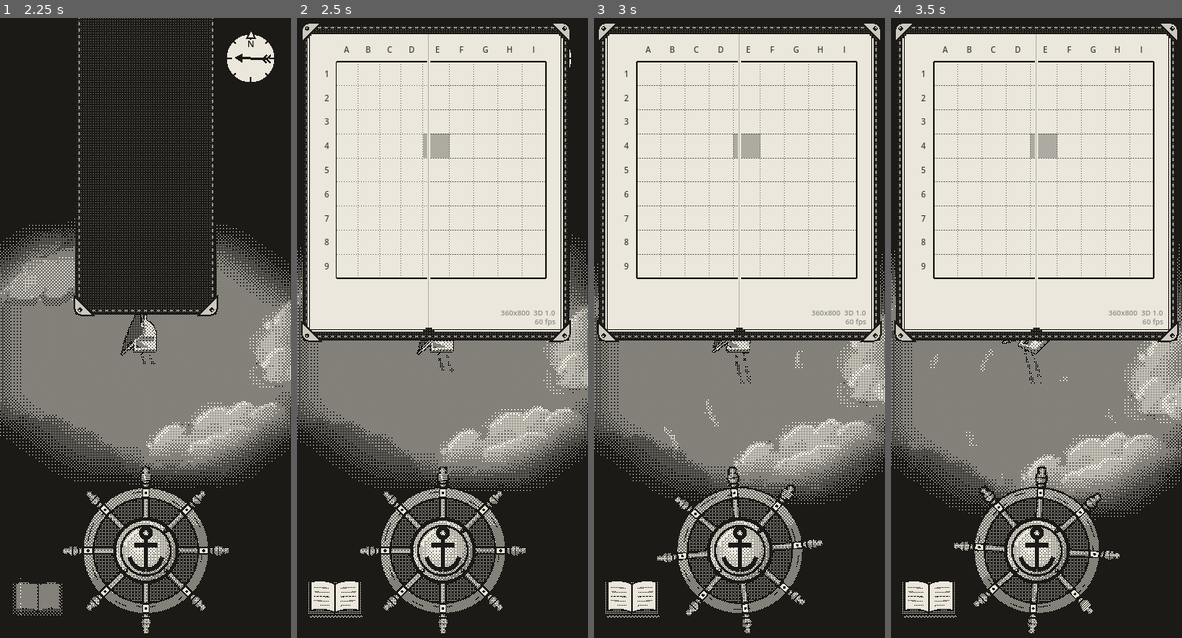
Above: before the commit, frames 1-4 (left to right).
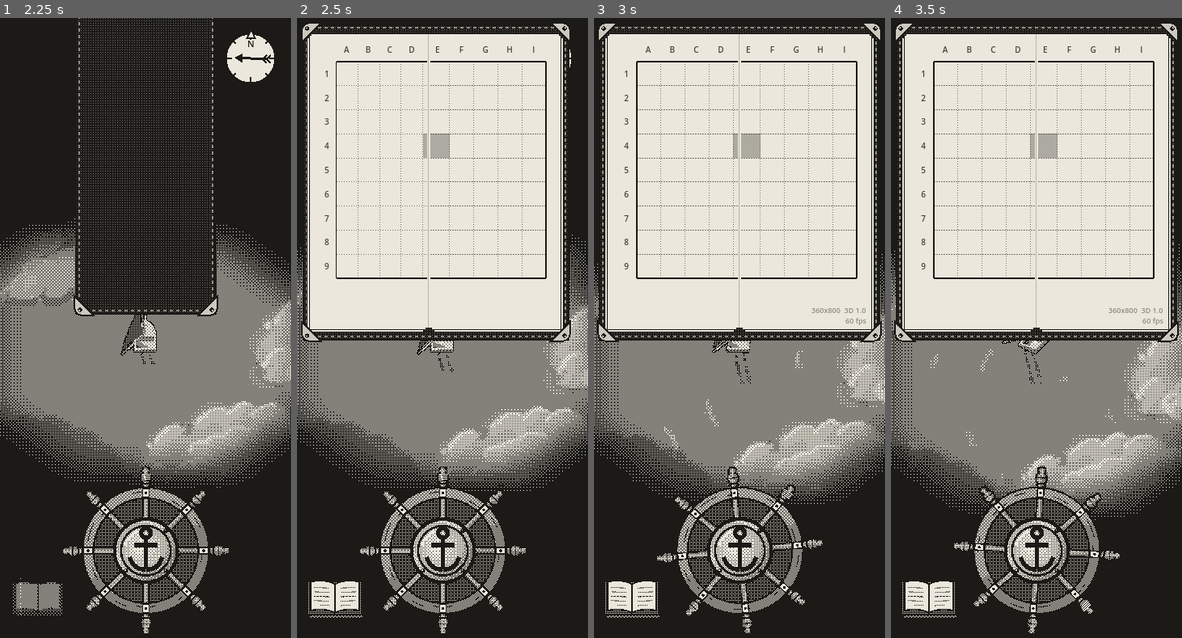
Above: after the commit, the same moments.

Repository: EnricoLabarile/Sail
Game: Godot game, scene res://Assets/Scenes/Overworld.tscn
Same seed, same stepped clock (60 frames per second), same inputs: the game is played once before the commit and once after it.
Inputs (mouse positions are in pixels of both pictures, inside the frame that each line leads up to):
- Up to frame 1 (2.25 s): click "Set sail" at 0.5 s; tap Enter (ui_accept) at 1.25 s; drag from (145, 545) to (174, 197) at 1.27 s; drag from (37, 600) to (130, 470) at 2.02 s
- Up to frame 2 (2.5 s): no input
- Up to frame 3 (3 s): move the mouse to (768, 197) at 2.77 s; hold Right (ui_right) from 2.78 s (still down); click (768, 197) at 2.92 s
- Up to frame 4 (3.5 s): keep holding Right (ui_right)

Frame 1 is identical in both runs. In frame 2, 0.1% of the frame differs, in the area x 70-89%, y 47-50%; in frame 3, 0.1%, in the area x 74-94%, y 46-50%; in frame 4, 0.1%.

Commit message:
Logbook: the fps counter is a Label updated every frame while the book is open (the book itself still drawn only on opening)
Co-Authored-By: Claude Opus 5.5 <noreply@anthropic.com>
Claude-Session: https://claude.ai/code/session_0154zeqDuhZHz7ZXLE21BuMs

Diff:
--- a/Assets/UI/logbook/book.gd
+++ b/Assets/UI/logbook/book.gd
@@ -38,12 +38,31 @@
 
 var _grain: ImageTexture        # a small tile of the leather's dots, repeated over the cover
 var _boat_square := Vector2i(-1, -1)   # the square she's in (column 0..8 = A..I, row 0..8 = 1..9), read on opening
-var _fps_text := ""             # the frame-rate counter's text ("60 fps"), read on opening
-var _screen_text := ""          # above it: the screen's real resolution and the 3D scale (e.g. "1080x2340  3D 0.33")
+var _fps_label: Label           # the frame-rate counter, a Label of its own (see _make_fps_label)
 
 
 func _ready() -> void:
 	_grain = _make_grain_tile()
+	_fps_label = _make_fps_label()
+
+
+## Every frame, while the book is open: the frame-rate counter. Only the Label changes, so only it is
+## redrawn, not the whole book (grid, leather, stitching). Shut or hidden, it's hidden and nothing is done.
+func _process(_dt: float) -> void:
+	var open := visible and unfold > 0.99
+	_fps_label.visible = open
+	if not open:
+		return
+	# The real pixels of the window (the phone's screen in the browser) and how big the 3D is drawn
+	# (scaling_3d_scale, set by the dither: 1 = full resolution, 0.33 = a third), then the frame rate.
+	var window := get_tree().root
+	_fps_label.text = str(window.size.x) + "x" + str(window.size.y) + "  3D " + str(snappedf(window.scaling_3d_scale, 0.01)) \
+		+ "\n" + str(int(Engine.get_frames_per_second())) + " fps"
+	# In the bottom right corner of the right page, 4 px in (the same page as _draw works out).
+	var page_w := size.x * 0.5 - CREASE * 0.5 - PAD_SIDE
+	var page_bottom_right := Vector2(size.x - PAD_SIDE, size.y - PAD_BOTTOM)
+	_fps_label.size = Vector2(minf(140.0, page_w), 26.0)
+	_fps_label.position = page_bottom_right - _fps_label.size - Vector2(4.0, 2.0)
 
 
 ## Called by logbook.gd when the book is opened: reads what the pages show, once. The book isn't
@@ -57,11 +76,6 @@
 		var col := int(floor((boat.global_position.x / WORLD_SIZE + 0.5) * ROOMS))
 		var row := int(floor((boat.global_position.z / WORLD_SIZE + 0.5) * ROOMS))
 		_boat_square = Vector2i(clampi(col, 0, ROOMS - 1), clampi(row, 0, ROOMS - 1))
-	# The frame rate now, the real pixels of the window (the phone's screen in the browser) and how big
-	# the 3D is drawn (scaling_3d_scale, set by the dither: 1 = full resolution, 0.33 = a third).
-	_fps_text = str(int(Engine.get_frames_per_second())) + " fps"
-	var window := get_tree().root
-	_screen_text = str(window.size.x) + "x" + str(window.size.y) + "  3D " + str(snappedf(window.scaling_3d_scale, 0.01))
 	queue_redraw()
 
 
@@ -85,7 +99,6 @@
 	var right_page := Rect2(spine + CREASE * 0.5, PAD_TOP, page_w, page_h)
 	_draw_page(right_page, 1.0)
 	_draw_map(right_page, 1, 1.0)
-	_draw_fps(right_page)
 
 	# 3. The front cover, turning on the spine.
 	if reach > 0.0:
@@ -182,15 +195,20 @@
 
 # ---- the frame-rate counter ----
 
-## A tiny, faint "60 fps" in the bottom right corner of the right page (as in the prototype), and over it
-## the screen's resolution and the 3D scale (to compare the phone with the PC). Read when the book opens.
-func _draw_fps(page: Rect2) -> void:
-	var font := get_theme_default_font()
-	var font_size := 9
-	var width := 120.0
-	var corner := page.position + page.size - Vector2(width + 4.0, 4.0)   # 4 px in from the corner
-	draw_string(font, corner, _fps_text, HORIZONTAL_ALIGNMENT_RIGHT, width, font_size, Color(INK, 0.45))
-	draw_string(font, corner - Vector2(0.0, 11.0), _screen_text, HORIZONTAL_ALIGNMENT_RIGHT, width, font_size, Color(INK, 0.45))
+## A tiny, faint counter for the bottom right corner of the right page (as in the prototype): the screen's
+## resolution and the 3D scale over "60 fps" (to compare the phone with the PC). A Label (in Unreal a
+## TextBlock), made here in code, a child of the book; _process fills it every frame while the book is open.
+func _make_fps_label() -> Label:
+	var label := Label.new()
+	label.horizontal_alignment = HORIZONTAL_ALIGNMENT_RIGHT
+	label.vertical_alignment = VERTICAL_ALIGNMENT_BOTTOM
+	label.add_theme_font_size_override("font_size", 9)
+	label.add_theme_color_override("font_color", Color(INK, 0.45))
+	label.add_theme_constant_override("line_spacing", 0)
+	label.mouse_filter = Control.MOUSE_FILTER_IGNORE   # it doesn't catch taps
+	label.visible = false
+	add_child(label)
+	return label
 
 
 # ---- the map ----
Not shown, changed: CLAUDE.md
